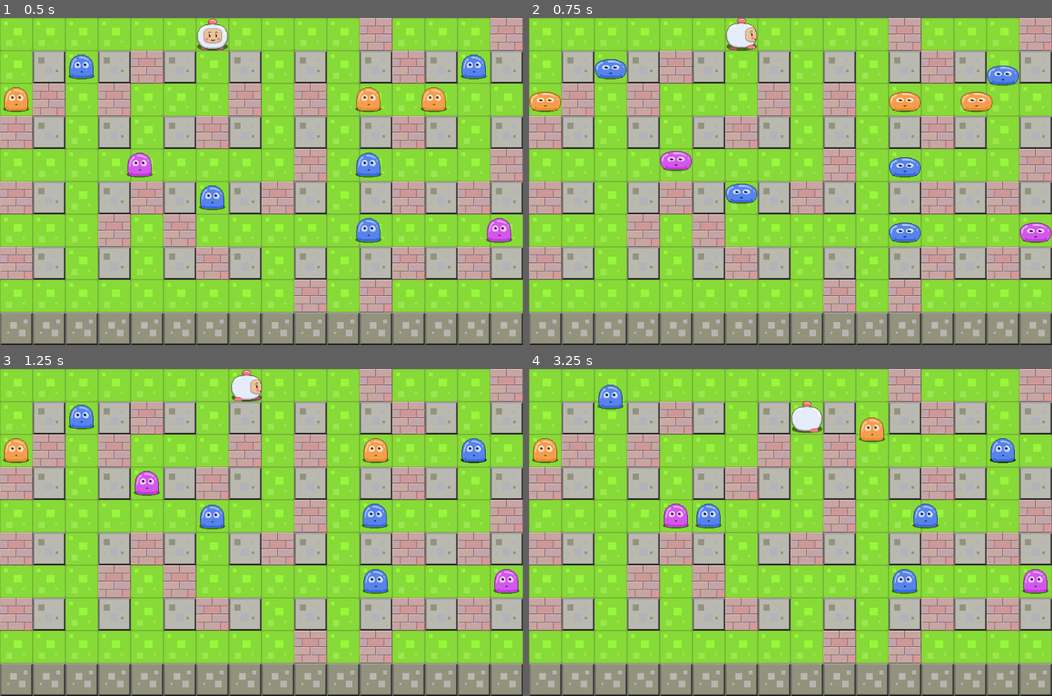
Above: before the commit, frames 1-4 (two rows, left to right).
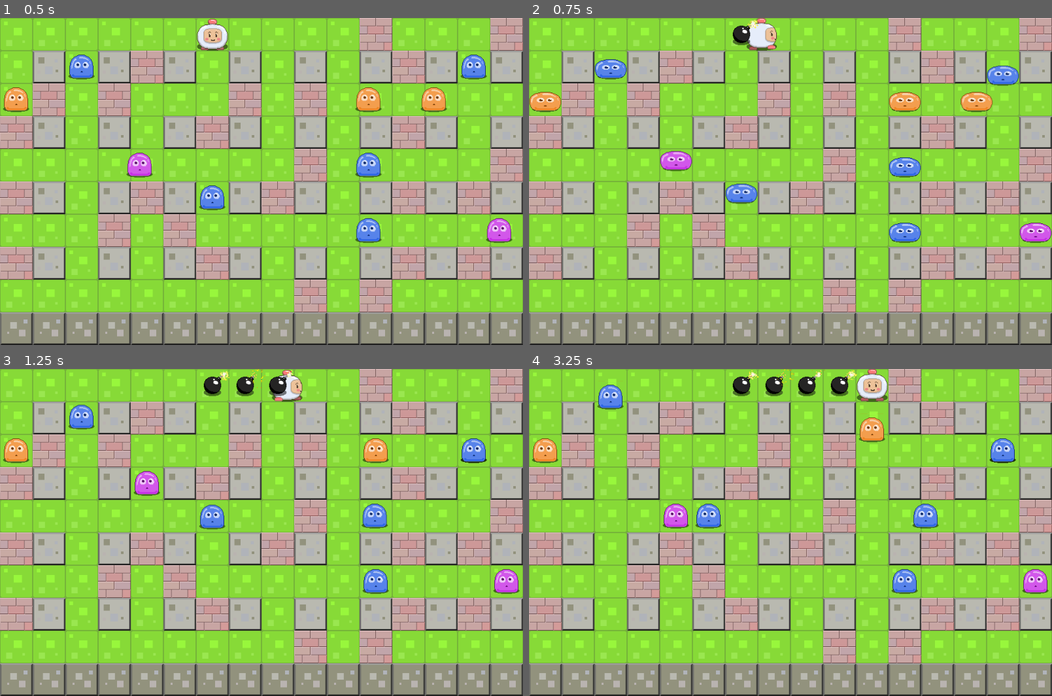
Above: after the commit, the same moments.

Repository: toavinathefirst-lang/bomberman-
Game: Godot game, scene res://map/map0.tscn
Two runs of this game, one before a commit and one after it. Both use one fixed random seed, a clock stepped at 60 frames per second and the inputs below.
Inputs:
- Up to frame 1 (0.5 s): no input
- Up to frame 2 (0.75 s): tap Enter (ui_accept) at 0.5, 0.6 s; hold Right (ui_right) from 0.53 s (still down)
- Up to frame 3 (1.25 s): keep holding Right (ui_right); tap Enter (ui_accept) at 0.77, 1.07 s
- Up to frame 4 (3.25 s): release Right (ui_right) at 1.28 s; hold Down (ui_down) 1.28-2.03 s; tap Enter (ui_accept) at 1.35, 1.52, 1.82, 2.1, 2.85, 3.02 s; hold Right (ui_right) 2.03-2.78 s; hold Up (ui_up) from 2.78 s (still down)

Frame 1 is identical in both runs. In frame 2, 0.8% of the frame differs, in the area x 37-48%, y 0-10%; in frame 3, 1.2%; in frame 4, 1.8%, in the area x 38-69%, y 0-20%.

Commit message:
mis en place des bombes

Diff:
--- a/prefab/bombe.tscn
+++ b/prefab/bombe.tscn
@@ -1,6 +1,7 @@
-[gd_scene load_steps=10 format=2]
+[gd_scene load_steps=11 format=2]
 
 [ext_resource path="res://sprite/spritesheet_ep21/spritesheet.png" type="Texture" id=1]
+[ext_resource path="res://script/bombe.gd" type="Script" id=2]
 
 [sub_resource type="CircleShape2D" id=1]
 radius = 19.0263
@@ -65,6 +66,8 @@
 color_ramp = SubResource( 8 )
 
 [node name="bombe" type="RigidBody2D"]
+mode = 3
+script = ExtResource( 2 )
 
 [node name="Sprite" type="Sprite" parent="."]
 texture = ExtResource( 1 )
@@ -80,7 +83,7 @@
 anims/RESET = SubResource( 3 )
 anims/newAnim = SubResource( 2 )
 
-[node name="Timer" type="Timer" parent="."]
+[node name="timer" type="Timer" parent="."]
 wait_time = 3.0
 one_shot = true
 autostart = true
@@ -93,3 +96,5 @@
 explosiveness = 0.6
 randomness = 0.6
 process_material = SubResource( 6 )
+
+[connection signal="timeout" from="timer" to="." method="_on_timer_timeout"]
--- a/script/bombe.gd
+++ b/script/bombe.gd
@@ -1,16 +1,14 @@
 extends RigidBody2D
+onready var part:Particles2D = $particle
+onready var timer:Timer = $timer
+func planted(posi:Vector2):
+	position=posi
+	part.emitting = true
+
+func _ready():
+	pass
 
 
-# Declare member variables here. Examples:
-# var a = 2
-# var b = "text"
-
-
-# Called when the node enters the scene tree for the first time.
-func _ready():
+func _on_timer_timeout():
+	queue_free()
 	pass # Replace with function body.
-
-
-# Called every frame. 'delta' is the elapsed time since the previous frame.
-#func _process(delta):
-#	pass
--- a/script/player.gd
+++ b/script/player.gd
@@ -6,7 +6,9 @@
 onready var tw:Tween=  $tw
 onready var colladerRight = $RayRight
 onready var animator:AnimationPlayer = $animator
-# Called when the node enters the scene tree for the first time.
+onready var bombe = preload("res://prefab/bombe.tscn")
+
+var tickBomb = false
 func _ready():
 	pass # Replace with function body.
 
@@ -29,14 +31,23 @@
 		animator.play("up")
 	else:
 		animator.play("idle")
-	movement(vel)
-
-func movement(vec):
+	if vel != Vector2(0,0) : action(vel)
+	if Input.is_action_just_pressed("ui_accept"):
+		tickBomb =true;
+func action(vec):
 	if canMove == true :
+		if tickBomb ==true :
+			var b=bombe.instance()
+			get_parent().add_child(b)
+			b.planted(self.position)
+			tickBomb=false
+		if(vec==Vector2(0,0)):
+			return
+		print(vec)
 		canMove=false
 		var oldpos= position
 		var newpos=Vector2(oldpos.x  + (vec.x*64),oldpos.y + (vec.y*64))
-		tw.interpolate_property(self,"position",oldpos,newpos,0.4,Tween.TRANS_LINEAR,Tween.EASE_IN_OUT)
+		tw.interpolate_property(self,"position",oldpos,newpos,0.3,Tween.TRANS_LINEAR,Tween.EASE_IN_OUT)
 		tw.start()
 		yield(tw,"tween_completed")
 		canMove =  true
